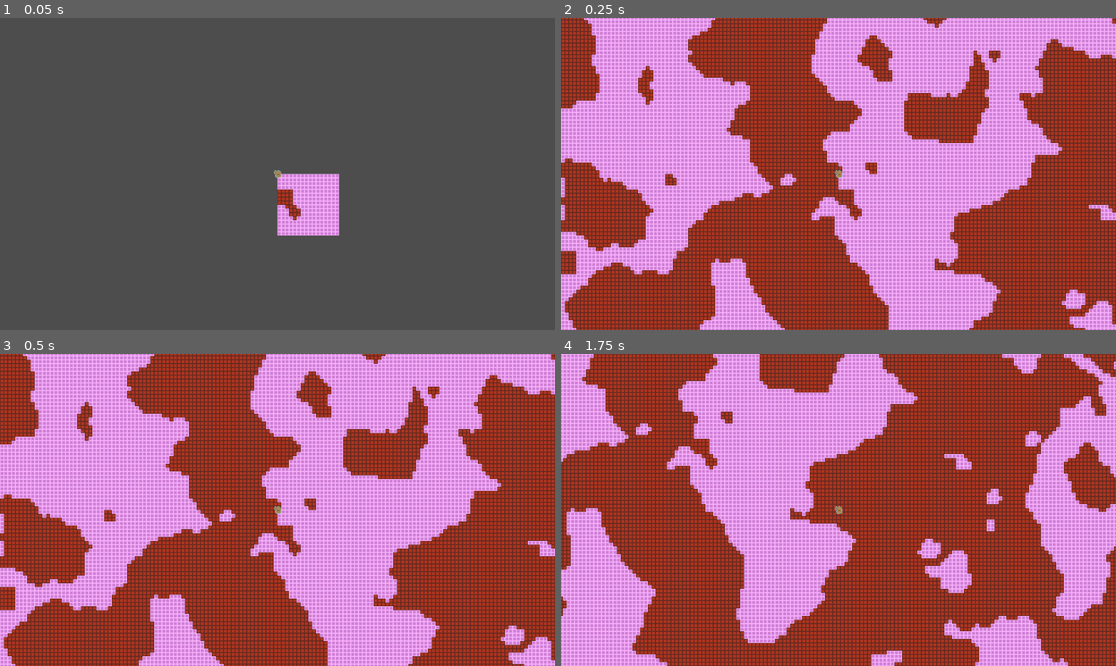
Above: before the commit, frames 1-4 (two rows, left to right).
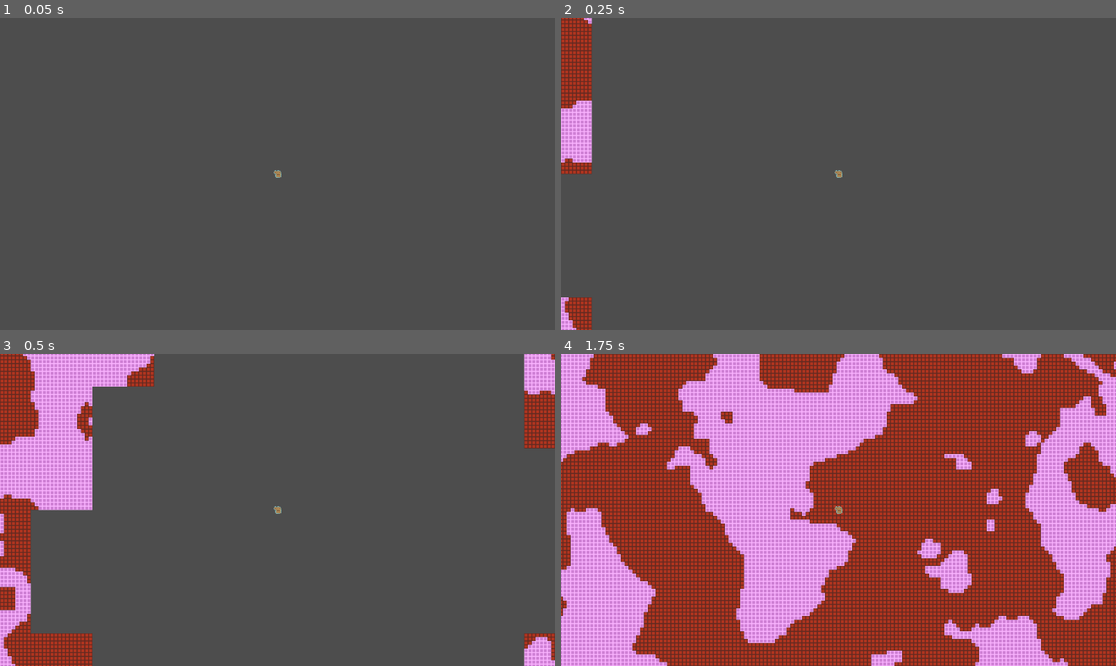
Above: after the commit, the same moments.

Repository: ddegobi/maps
Game: Godot game, scene res://main.tscn
Same seed, same stepped clock (60 frames per second), same inputs: the game is played once before the commit and once after it.
Inputs:
- Up to frame 1 (0.05 s): no input
- Up to frame 2 (0.25 s): no input
- Up to frame 3 (0.5 s): no input
- Up to frame 4 (1.75 s): hold Right (right) 0.53-1.28 s; hold Down (down) from 1.28 s (still down)

The runs differ from the first frame. In frame 1, 2.2% of the frame differs, in the area x 49-62%, y 49-70%; in frame 2, 97%, in the area x 0-100%, y 0-100%; in frame 3, 84%; in frame 4, nothing differs.

Commit message:
now DrawHandler only calls to draw 3 chunks at a time, combined with multithreading this reduces the chunk generation to nothing basically

Diff:
--- a/generation/demo/demo_map_drawer.gd
+++ b/generation/demo/demo_map_drawer.gd
@@ -74,11 +74,6 @@
 				chunk.set_cell(get_coords_from_chunk(chunk.chunk_coord,HeightChunk.CHUNK_SIZE,i,j),
 						 main_source_id,
 						 SECOND_TILE)
-			"""tile_data = chunk.get_cell_tile_data(
-					Vector2i((chunk.chunk_coord.x*HeightChunk.CHUNK_SIZE.x)+i,
-					(chunk.chunk_coord.y*HeightChunk.CHUNK_SIZE.y)+j)
-					)
-			tile_data.call_deferred("set_custom_data",HEIGHT_MAP_LAYER, height_data)"""
 
 ## Draws the passed chunk onto the tilemap
 func draw_chunk(chunk_coord : Vector2i) -> void:
--- a/generation/map_processes/rendering/prox_draw_handler.gd
+++ b/generation/map_processes/rendering/prox_draw_handler.gd
@@ -2,6 +2,7 @@
 class_name ProxDrawHandler extends DrawHandler
 
 const MAX_DISTANCE : int = 10
+const NUMBER_OF_CHUNKS_DRAWN : int = 3
 
 # if im making a loaded_chunks we need a way to periodically pop from stack
 var loaded_chunks = {}
@@ -29,9 +30,10 @@
 	init_chunk_queue()
 
 func _process(delta: float) -> void:
-	for popped_chunk in chunk_queue:
-		draw_layer.draw_chunk(popped_chunk.pos)
-	chunk_queue.clear
+	if chunk_queue.size() > NUMBER_OF_CHUNKS_DRAWN:
+		for popped_chunk in chunk_queue.slice(-NUMBER_OF_CHUNKS_DRAWN,-1):
+			draw_layer.draw_chunk(popped_chunk.pos)
+		chunk_queue.resize(chunk_queue.size()-NUMBER_OF_CHUNKS_DRAWN)
 
 ## looks for chunk that need loading near the player
 func look_for_chunks() -> void:
@@ -43,7 +45,7 @@
 			add_to_chunk_queue(ChunkPos.new(curr_chunk, curr_chunk.distance_to(pos)))
 
 func sort_by_distance(a : ChunkPos, b : ChunkPos) -> bool:
-	return a.dist > b.dist
+	return a.dist < b.dist
 
 # if godot had a stable sort algorithm i wouldn't have to implement this
 ## given the index to the first element of a sequence of chunks with the same
